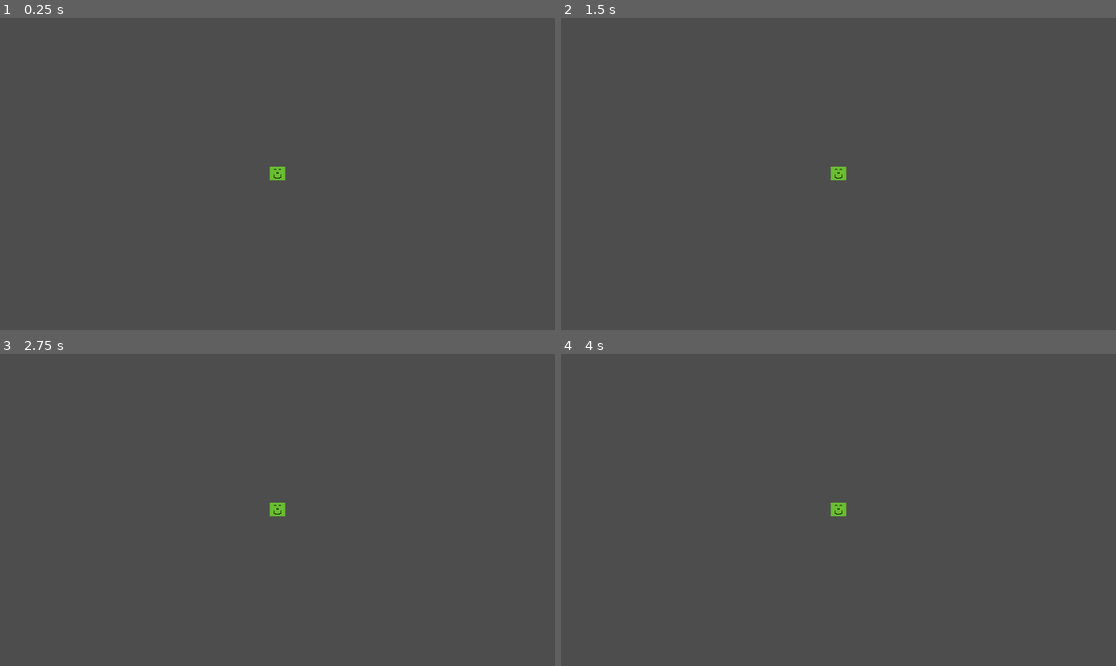
Above: before the commit, frames 1-4 (two rows, left to right).
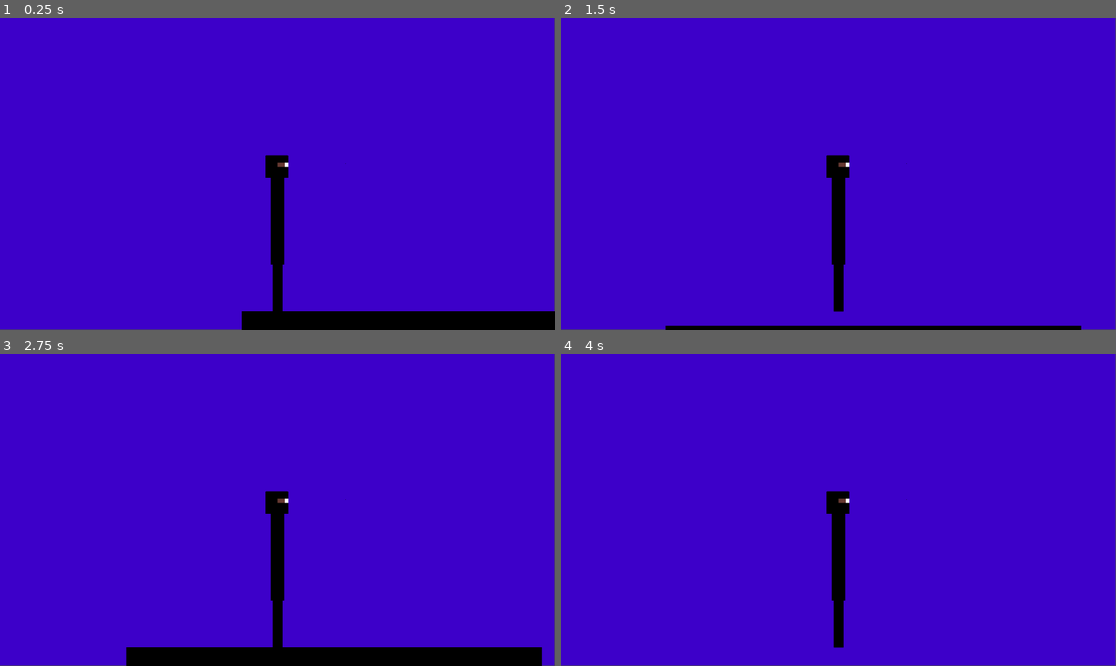
Above: after the commit, the same moments.

Repository: JoshuaThai/road-jam
Game: Godot game, scene res://bar_scene.tscn
The game is run twice, just before and just after one commit, with the same random seed, the same clock (stepped at 60 frames per second) and the same inputs.
Inputs:
- Up to frame 1 (0.25 s): no input
- Up to frame 2 (1.5 s): tap Enter at 0.5 s; hold D (move_right, bound only after the commit) from 0.53 s (still down); tap Space at 0.6, 0.77, 1.07, 1.25, 1.35 s
- Up to frame 3 (2.75 s): tap Space at 1.52, 1.82, 2.1 s; tap Enter at 2 s; release D (move_right, bound only after the commit) at 2.03 s; hold A (move_left, bound only after the commit) from 2.03 s (still down)
- Up to frame 4 (4 s): release A (move_left, bound only after the commit) at 2.78 s; hold D (move_right, bound only after the commit) from 2.78 s (still down); tap Space at 2.85, 3.02, 3.32, 3.5, 3.6, 3.77 s

The runs differ from the first frame. In frame 1, 100% of the frame differs, in the area x 0-100%, y 0-100%; in frame 2, 100%; in frame 3, 100%; in frame 4, 100%.

Commit message:
Added Materials and Fixed Sprite Functionalities

Diff:
--- /dev/null
+++ b/John.tscn
@@ -0,0 +1,33 @@
+[gd_scene load_steps=6 format=3 uid="uid://chp0ql1uvcuvk"]
+
+[ext_resource type="Texture2D" uid="uid://bglndev06v8nj" path="res://Characters/StickFigure/StickFigureHead.png" id="1_hqtel"]
+[ext_resource type="Texture2D" uid="uid://cg0l66qw6li0c" path="res://Characters/StickFigure/StickFigureBody.png" id="2_sweqy"]
+[ext_resource type="Texture2D" uid="uid://bejtt20h7vrhu" path="res://Characters/StickFigure/Leg.png" id="3_2hs0m"]
+[ext_resource type="Texture2D" uid="uid://dbg64ok6deule" path="res://Characters/StickFigure/Arm.png" id="4_go8s1"]
+
+[sub_resource type="CanvasItemMaterial" id="CanvasItemMaterial_hqtel"]
+
+[node name="John" type="Node2D"]
+
+[node name="Colorizer" type="Node2D" parent="."]
+
+[node name="Head" type="Sprite2D" parent="Colorizer"]
+texture = ExtResource("1_hqtel")
+
+[node name="Body" type="Sprite2D" parent="Colorizer"]
+position = Vector2(2, 68)
+texture = ExtResource("2_sweqy")
+
+[node name="Leg" type="Sprite2D" parent="Colorizer"]
+position = Vector2(8, 248)
+texture = ExtResource("3_2hs0m")
+
+[node name="Leg2" type="Sprite2D" parent="Colorizer"]
+position = Vector2(8, 248)
+texture = ExtResource("3_2hs0m")
+
+[node name="Arm" type="Sprite2D" parent="Colorizer"]
+material = SubResource("CanvasItemMaterial_hqtel")
+position = Vector2(2, 24.000004)
+scale = Vector2(1, 2.1643486)
+texture = ExtResource("4_go8s1")
--- a/bar_scene.tscn
+++ b/bar_scene.tscn
@@ -1,7 +1,33 @@
-[gd_scene load_steps=2 format=3 uid="uid://x072yrfm53dj"]
+[gd_scene load_steps=3 format=3 uid="uid://x072yrfm53dj"]
 
-[ext_resource type="PackedScene" uid="uid://chp0ql1uvcuvk" path="res://player.tscn" id="1_1k8jw"]
+[ext_resource type="PackedScene" uid="uid://02hwe3td8drc" path="res://john_player.tscn" id="1_1k8jw"]
+
+[sub_resource type="RectangleShape2D" id="RectangleShape2D_1k8jw"]
+size = Vector2(1148, 136)
 
 [node name="BarScene" type="Node2D"]
 
 [node name="Player" parent="." instance=ExtResource("1_1k8jw")]
+position = Vector2(99, 74)
+
+[node name="BarBackground" type="CanvasLayer" parent="."]
+layer = -1
+
+[node name="ColorRect" type="ColorRect" parent="BarBackground"]
+offset_right = 1151.0
+offset_bottom = 647.0
+color = Color(0.23763326, 0.00011339605, 0.7889065, 1)
+
+[node name="Floor" type="StaticBody2D" parent="."]
+
+[node name="ColorRect2" type="ColorRect" parent="Floor"]
+offset_left = 1.0
+offset_top = 509.0
+offset_right = 1151.0
+offset_bottom = 647.0
+color = Color(0, 0, 0, 1)
+
+[node name="CollisionShape2D" type="CollisionShape2D" parent="Floor"]
+visible = false
+position = Vector2(576, 578)
+shape = SubResource("RectangleShape2D_1k8jw")
--- /dev/null
+++ b/john_player.gd
@@ -0,0 +1,22 @@
+extends CharacterBody2D
+
+const SPEED := 400.0
+const GRAVITY := 1200.0
+const JUMP_VELOCITY := -450.0
+
+func _physics_process(delta):
+	# Gravity
+	if not is_on_floor():
+		velocity.y += GRAVITY * delta
+	else:
+		velocity.y = 0
+
+	# Jump
+	if Input.is_key_pressed(Key.KEY_SPACE) and is_on_floor():
+		velocity.y = JUMP_VELOCITY
+
+	# Horizontal movement ONLY
+	var direction := Input.get_axis("move_left", "move_right")
+	velocity.x = direction * SPEED
+
+	move_and_slide()
--- /dev/null
+++ b/john_player.tscn
@@ -0,0 +1,21 @@
+[gd_scene load_steps=4 format=3 uid="uid://02hwe3td8drc"]
+
+[ext_resource type="PackedScene" uid="uid://chp0ql1uvcuvk" path="res://John.tscn" id="1_7w00c"]
+[ext_resource type="Script" uid="uid://bcbmo1c5qm05x" path="res://john_player.gd" id="1_ogkfu"]
+
+[sub_resource type="RectangleShape2D" id="RectangleShape2D_ogkfu"]
+size = Vector2(38, 431)
+
+[node name="Player" type="CharacterBody2D"]
+script = ExtResource("1_ogkfu")
+
+[node name="CollisionShape2D" type="CollisionShape2D" parent="."]
+position = Vector2(0, 215)
+shape = SubResource("RectangleShape2D_ogkfu")
+
+[node name="John" parent="CollisionShape2D" instance=ExtResource("1_7w00c")]
+position = Vector2(6, -112.5)
+
+[node name="Camera2D" type="Camera2D" parent="."]
+offset = Vector2(0, 50)
+zoom = Vector2(0.75, 0.75)
--- /dev/null
+++ b/player.gd
@@ -0,0 +1,7 @@
+extends CharacterBody2D
+
+
+func _physics_process(delta):
+	var movement = Input.get_vector("move_left", "move_right", "move_up", "move_down")
+	velocity = movement * 600 * delta
+	move_and_slide()
--- a/player.tscn
+++ /dev/null
@@ -1,8 +0,0 @@
-[gd_scene load_steps=2 format=3 uid="uid://chp0ql1uvcuvk"]
-
-[ext_resource type="Texture2D" uid="uid://dqeanjke0385k" path="res://Sprite-0001.png" id="1_4flbx"]
-
-[node name="Player" type="Sprite2D"]
-texture = ExtResource("1_4flbx")
-
-[node name="Camera2D" type="Camera2D" parent="."]
--- a/project.godot
+++ b/project.godot
@@ -15,6 +15,27 @@
 config/features=PackedStringArray("4.5", "GL Compatibility")
 config/icon="res://icon.svg"
 
+[input]
+
+move_left={
+"deadzone": 0.5,
+"events": [Object(InputEventKey,"resource_local_to_scene":false,"resource_name":"","device":-1,"window_id":0,"alt_pressed":false,"shift_pressed":false,"ctrl_pressed":false,"meta_pressed":false,"pressed":false,"keycode":0,"physical_keycode":65,"key_label":0,"unicode":97,"location":0,"echo":false,"script":null)
+]
+}
+move_right={
+"deadzone": 0.5,
+"events": [Object(InputEventKey,"resource_local_to_scene":false,"resource_name":"","device":-1,"window_id":0,"alt_pressed":false,"shift_pressed":false,"ctrl_pressed":false,"meta_pressed":false,"pressed":false,"keycode":0,"physical_keycode":68,"key_label":0,"unicode":100,"location":0,"echo":false,"script":null)
+]
+}
+move_up={
+"deadzone": 0.5,
+"events": []
+}
+move_down={
+"deadzone": 0.5,
+"events": []
+}
+
 [rendering]
 
 renderer/rendering_method="gl_compatibility"
Binary file added: Characters/Materials/Brick/Brick_01-128x128.png
Not shown, added: Characters/Materials/Brick/Brick_01-128x128.png.import
Binary file added: Characters/Materials/Brick/Brick_02-128x128.png
Not shown, added: Characters/Materials/Brick/Brick_02-128x128.png.import
Binary file added: Characters/Materials/Brick/Brick_03-128x128.png
Not shown, added: Characters/Materials/Brick/Brick_03-128x128.png.import
Binary file added: Characters/Materials/Brick/Brick_04-128x128.png
Not shown, added: Characters/Materials/Brick/Brick_04-128x128.png.import
Binary file added: Characters/Materials/Brick/Brick_05-128x128.png
Not shown, added: Characters/Materials/Brick/Brick_05-128x128.png.import
Binary file added: Characters/Materials/Brick/Brick_06-128x128.png
Not shown, added: Characters/Materials/Brick/Brick_06-128x128.png.import
(and 322 more such lines)
